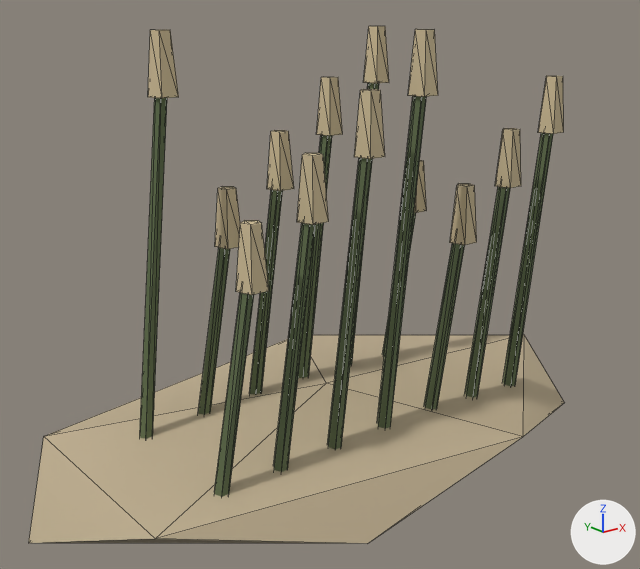
The glTF model public/assets/models/reed_bank.glb: old version first, new version second.
Both versions are drawn from a 50 mm camera at (-2.68, -3.3, 2.15) aimed at (-0.05, -0.01, 0.84). The lights are fixed; the arrows at lower right show +X, +Y and +Z. The picture after the commit comes second. Mesh edges are drawn as thin lines. Vertices at exactly the same position are counted once.

Before the edit, the objects in view are built like this:
```python
me_icosphere_1318 = bpy.data.meshes.new('Icosphere.1318')
me_icosphere_1318.from_pydata(...)  # 298 vertices, 488 faces; spans x -1.61..1.61, y -0.89..0.89, z -0.11..2.06
me_icosphere_1318.materials.append(mat_way_vertex_palette)
ob_reed_bank_001 = bpy.data.objects.new('reed_bank.001', me_icosphere_1318)
ob_reed_bank_001.location = (0.0, 0.0, 0.0)
```
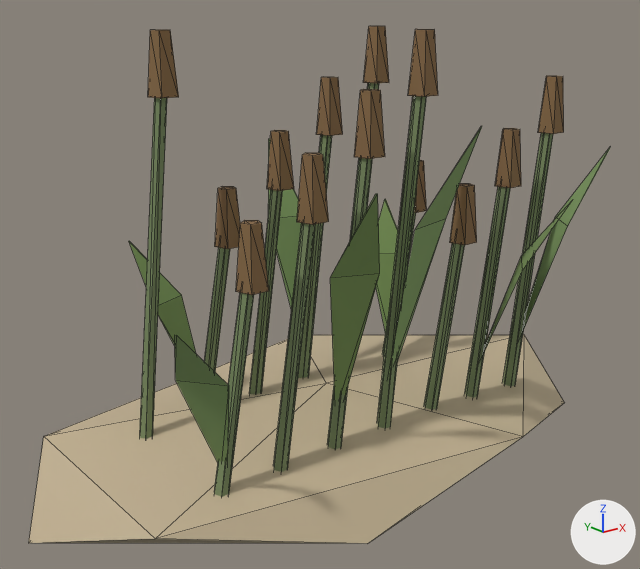
Where the change shows, as pixel boxes [x1, y1, x2, y2] in the pictures (640 x 569 px):
'reed_bank.001', reshaped (9% wider)
    before: [29, 26, 564, 543]
    after: [29, 26, 610, 543]
part 1 of me_icosphere_1318, added
    after: [129, 126, 610, 463]
part 2 of me_icosphere_1318, recoloured
    both: [138, 26, 564, 513]

The edits, one by one:
me_icosphere_1318 is used by ob_reed_bank_001; location (0.0, 0.0, 0.0).
me_icosphere_1318 had 298 vertices, 488 faces and spanned x -1.61..1.61, y -0.89..0.89, z -0.11..2.06.
me_icosphere_1318 now has 346 vertices, 520 faces and spans x -1.61..1.61, y -0.89..0.89, z -0.11..2.06.
Part 1, on me_icosphere_1318:
48 vertices are added at x -1.25..1.28, y -0.86..0.61, z 0.3..1.69.
32 new faces join them.
me_icosphere_1318 part 2: 488 kept faces spanning x -1.61..1.61, y -0.89..0.89, z -0.11..2.06 get new vertex colours.
